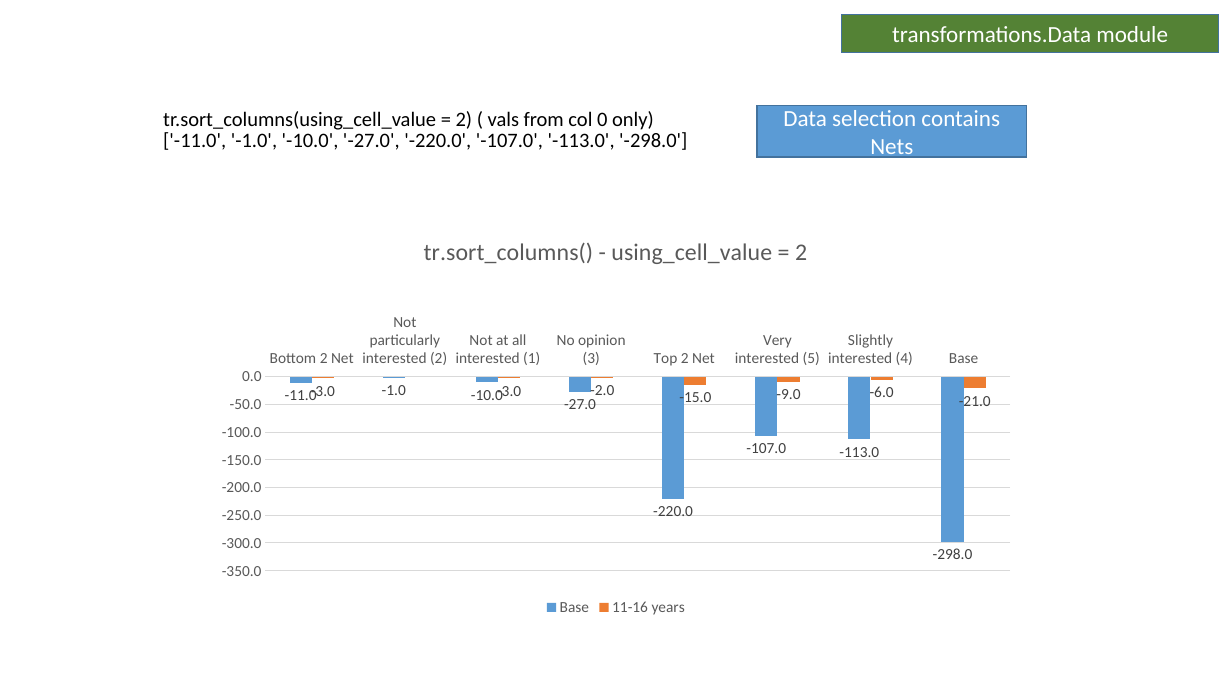
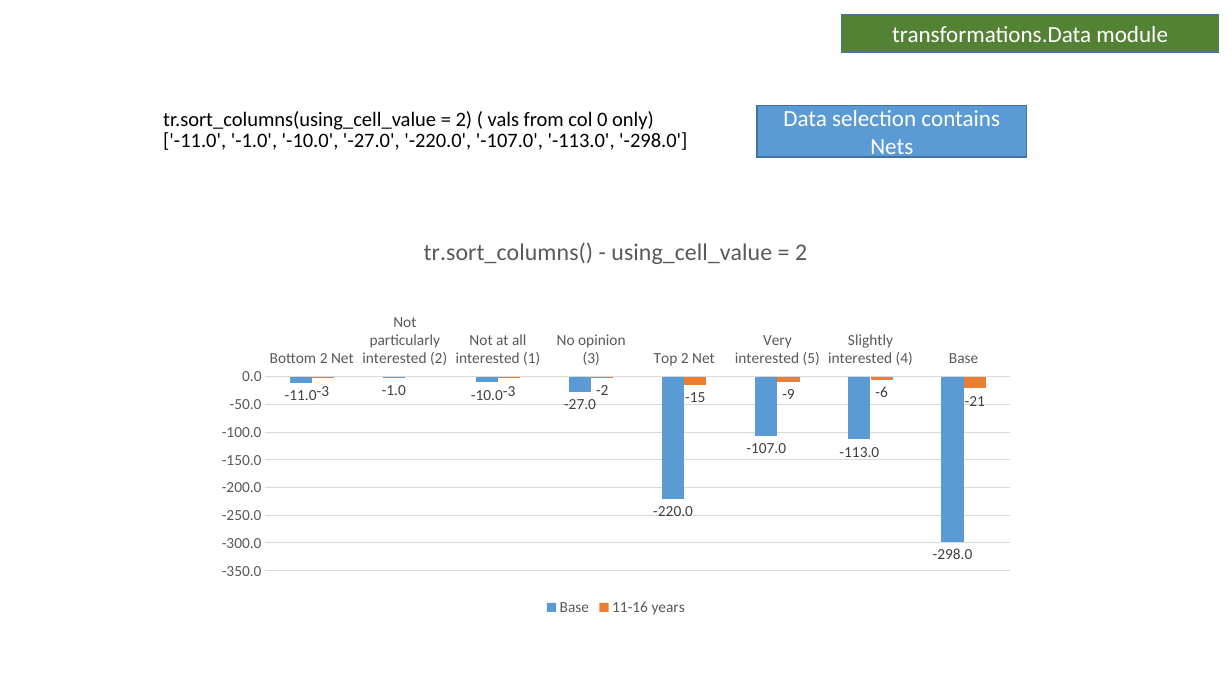
Before and after one commit to Collette-Curson/forgetdata_Slides_modules, a slide deck: slide 73 of Scripts/test_manual_transformations.pptx (slide 72 before the commit). Drawn at 1232x693 pixels with LibreOffice and Linux fonts; fonts in the diff are those of the drawing. Boxes give left, top, right and bottom in pixels: in the first picture for what was removed or moved away, otherwise in the second. Text is boxed around its words. In the diff, an @@ line names an element or a change of style, - is before the commit and + after.

```diff
--- a/Scripts/test_manual_transformations.pptx
+++ b/Scripts/test_manual_transformations.pptx
@@ column chart at (205, 217, 1027, 620) @@
@@ data labels of 11-16 years changed @@
```
Also in this commit, not shown: 14 other slides changed, 2 slides added.
